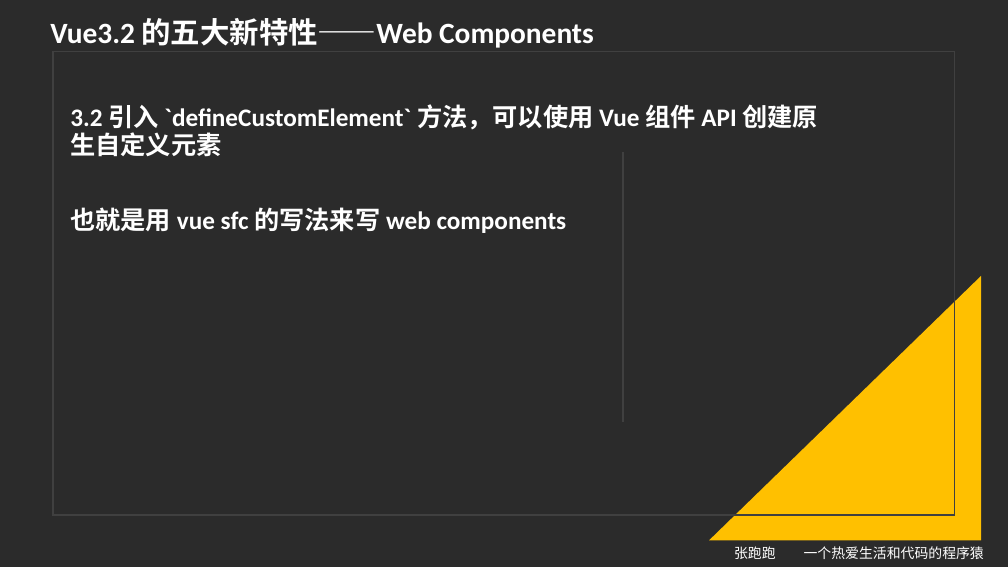
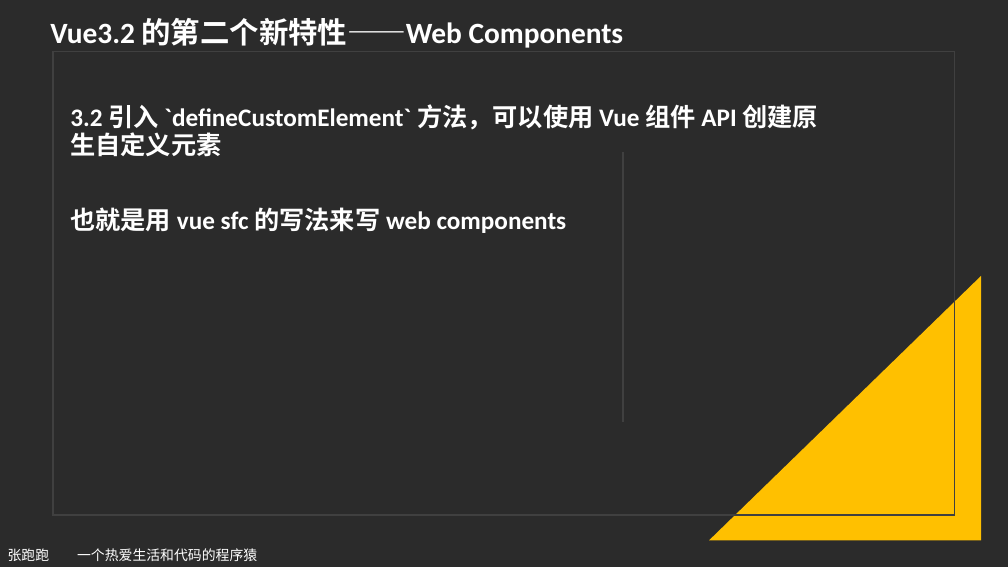
Before and after one commit to iyuangang/web-study-record, a slide deck: slide 15 of Vue/Vue3.2-released/vue3.2详细教程.pptx (slide 6 before the commit). Drawn at 1008x567 pixels with LibreOffice and Linux fonts; fonts in the diff are those of the drawing; background and template pictures are left out; a plain dark background stands for a picture behind light text. Boxes give left, top, right and bottom in pixels: in the first picture for what was removed or moved away, otherwise in the second. Text is boxed around its words. In the diff, an @@ line names an element or a change of style, - is before the commit and + after.

```diff
--- a/Vue/Vue3.2-released/vue3.2详细教程.pptx
+++ b/Vue/Vue3.2-released/vue3.2详细教程.pptx
@@ text at (50, 18, 624, 48): text changed @@
-Vue3.2 的五大新特性——Web Components
+Vue3.2 的第二个新特性——Web Components
@@ text "张跑跑 一个热爱生活和代码的程序猿": place and size @@
-text "张跑跑 一个热爱生活和代码的程序猿" at (734, 546, 984, 559)
+text "张跑跑 一个热爱生活和代码的程序猿" at (8, 548, 257, 561)
```
Also in this commit, not shown: 7 other slides changed, 9 slides added, 9 other files.
